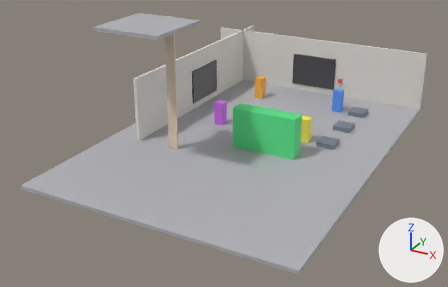
Renders of the glTF model public/gltf/test/mirror-room.glb from each side of a commit.
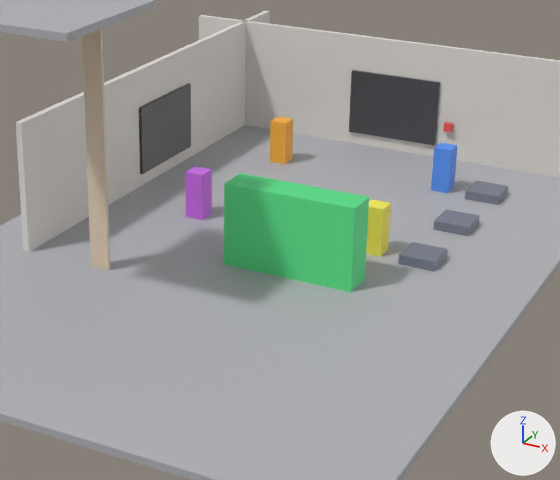
Old and new are each drawn whole from a camera (50 mm lens) standing at (15.7, -36.6, 15.4) and looking at (-0.9, -6.3, 0.2) and again close up on the part from 28% to 88% of the width and 7% to 87% of the height. The lights are fixed; the arrows at lower right show +X, +Y and +Z. The first two pictures are the older version.

The older version as bpy lines, for what is in view:
```python
me_pillar0 = bpy.data.meshes.new('Pillar0')
me_pillar0.from_pydata(...)  # a box spanning x -0.3..0.3, y -0.3..0.3, z -0.75..0.75
me_pillar0.materials.append(mat_orange)  # orange #f9b33f
me_pillar1 = bpy.data.meshes.new('Pillar1')
me_pillar1.from_pydata(...)  # a box spanning x -0.3..0.3, y -0.3..0.3, z -0.75..0.75
me_pillar1.materials.append(mat_blue)  # blue #5995f3
me_pillar2 = bpy.data.meshes.new('Pillar2')
me_pillar2.from_pydata(...)  # a box spanning x -0.3..0.3, y -0.3..0.3, z -0.75..0.75
me_pillar2.materials.append(mat_purple)  # purple #cb6ce7
me_pillar3 = bpy.data.meshes.new('Pillar3')
me_pillar3.from_pydata(...)  # a box spanning x -0.3..0.3, y -0.3..0.3, z -0.75..0.75
me_pillar3.materials.append(mat_yellow)  # yellow #f9ed59
me_podium1 = bpy.data.meshes.new('Podium1')
me_podium1.from_pydata(...)  # a box spanning x -0.55..0.55, y -0.55..0.55, z -0.15..0.15
me_podium1.materials.append(mat_podium)  # grey #7c8190
ob_pillar0 = bpy.data.objects.new('Pillar0', me_pillar0)
ob_pillar0.location = (-3.0, 3.0, 0.75)
ob_pillar1 = bpy.data.objects.new('Pillar1', me_pillar1)
ob_pillar1.location = (3.0, 3.0, 0.75)
ob_pillar2 = bpy.data.objects.new('Pillar2', me_pillar2)
ob_pillar2.location = (-3.0, -3.0, 0.75)
ob_pillar3 = bpy.data.objects.new('Pillar3', me_pillar3)
ob_pillar3.location = (3.0, -3.0, 0.75)
ob_podium1 = bpy.data.objects.new('Podium1', me_podium1)
ob_podium1.location = (4.5, 0.0, 0.15)
# also in view: 'Podium2' at (4.5, -3.0, 0.2); 'BackMirrorFrame' at (0.0, 5.9, 1.6); 'Podium0' at (4.5, 3.0, 0.2); 'SideMirrorFrame' at (-5.9, 0.0, 1.6); 'BigGreenBlock' at (1.5, -5.5, 1.2)
```
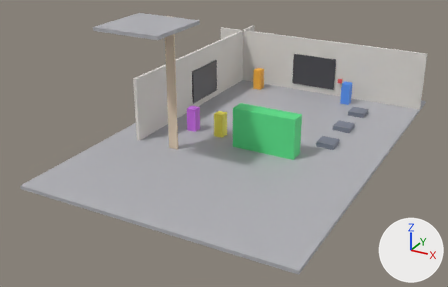
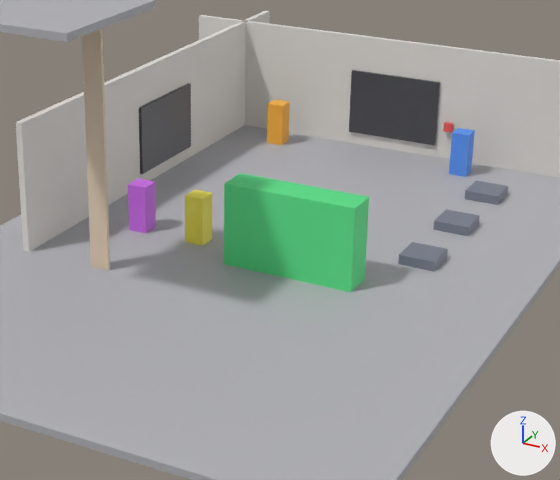
Edits to the bpy script that builds the scene:
```text
Change ob_pillar0:
    ob_pillar0.location: (-3.0, 3.0, 0.75) -> (-4.0, 4.8, 0.75)
Change ob_pillar1:
    ob_pillar1.location: (3.0, 3.0, 0.75) -> (3.0, 4.8, 0.75)
Change ob_pillar2:
    ob_pillar2.location: (-3.0, -3.0, 0.75) -> (-4.0, -4.8, 0.75)
Change ob_pillar3:
    ob_pillar3.location: (3.0, -3.0, 0.75) -> (-2.0, -4.8, 0.75)
```

What differs and where, as boxes [x1, y1, x2, y2] in the close-ups (560 x 480 px):
'Pillar2', moved: before [186, 167, 212, 220]; after [128, 178, 156, 233]
'Pillar3', moved: before [366, 200, 391, 257]; after [185, 190, 212, 246]
'Pillar1', moved: before [431, 143, 458, 193]; after [449, 128, 475, 177]
'Pillar0', moved: before [270, 116, 293, 164]; after [267, 100, 290, 145]
